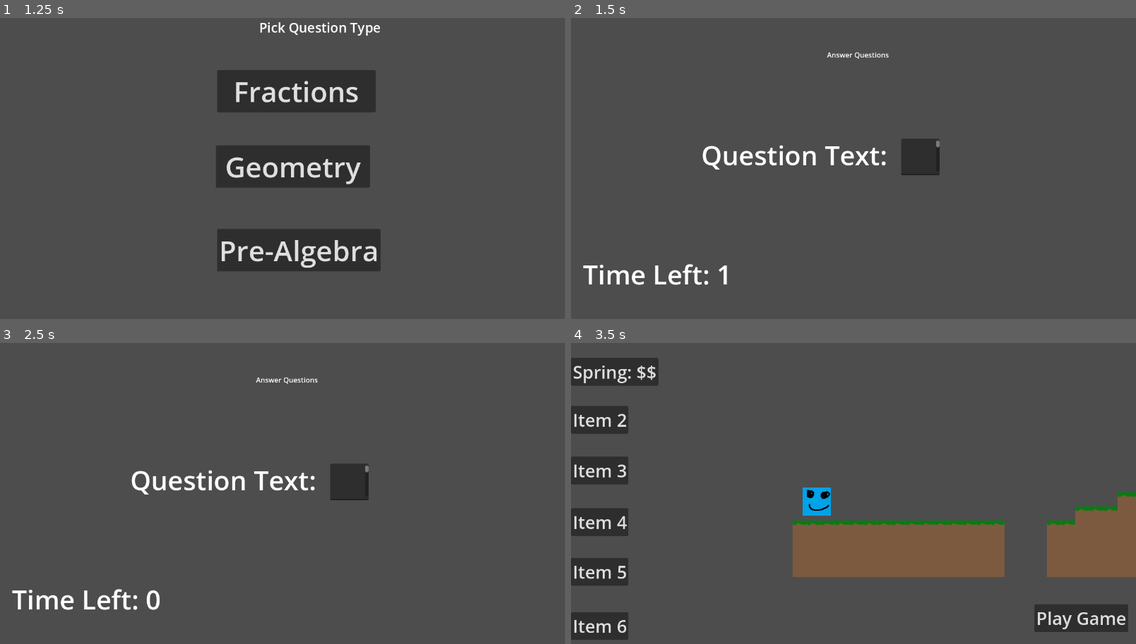
Above: before the commit, frames 1-4 (two rows, left to right).
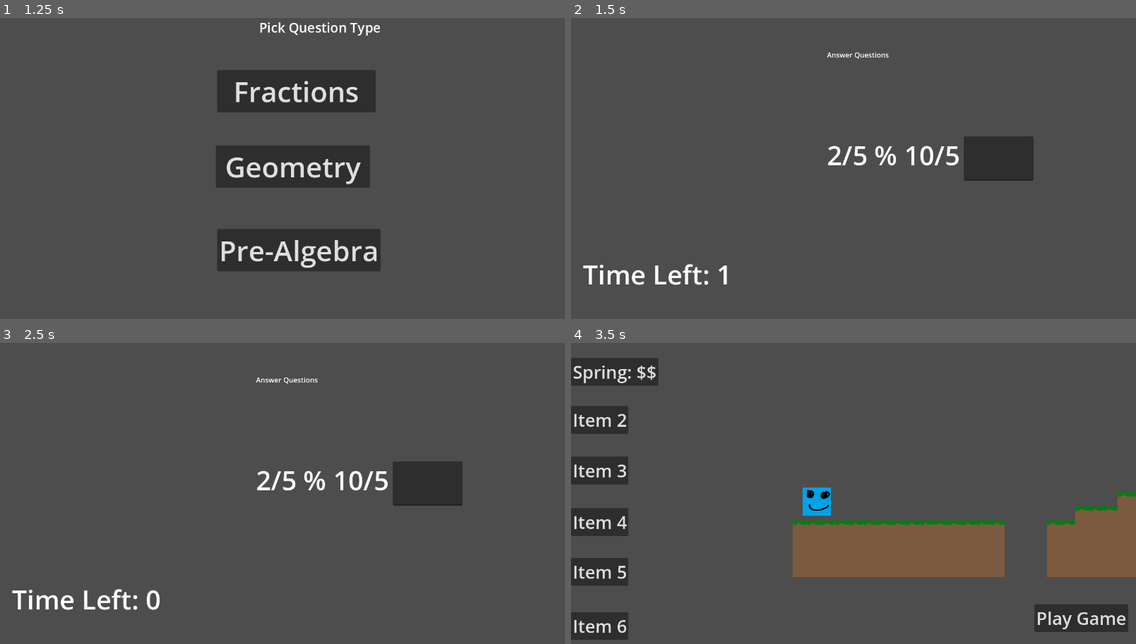
Above: after the commit, the same moments.

Repository: Super-Math-Maker/Super-Math-Maker
Game: Godot game, scene res://Scenes/Game.tscn
Same seed, same stepped clock (60 frames per second), same inputs: the game is played once before the commit and once after it.
Inputs:
- Up to frame 1 (1.25 s): click "Play Game" at 0.5 s
- Up to frame 2 (1.5 s): click "Fractions" at 1.25 s
- Up to frame 3 (2.5 s): tap Enter (ui_accept) at 2, 2.27 s; hold Right (ui_right) from 2.03 s (still down)
- Up to frame 4 (3.5 s): keep holding Right (ui_right); tap Enter (ui_accept) at 2.75, 3.02 s

Frame 1 is identical in both runs. In frame 2, 3.7% of the frame differs, in the area x 23-82%, y 39-55%; in frame 3, 3.7%; in frame 4, nothing differs.

Commit message:
Basic question system

Diff:
--- a/Scenes/Menus/AnswerQuestion.tscn
+++ b/Scenes/Menus/AnswerQuestion.tscn
@@ -24,17 +24,18 @@
 
 [node name="Question Text" type="Label" parent="."]
 unique_name_in_owner = true
-offset_left = 295.0
+offset_left = 2.0
 offset_top = 269.0
-offset_right = 601.0
+offset_right = 881.0
 offset_bottom = 355.0
 theme_override_font_sizes/font_size = 60
 text = "Question Text: "
+horizontal_alignment = 2
 
 [node name="TextBox" type="TextEdit" parent="."]
 unique_name_in_owner = true
-offset_left = 748.0
-offset_top = 274.0
-offset_right = 835.0
-offset_bottom = 357.0
-theme_override_font_sizes/font_size = 60
+offset_left = 890.0
+offset_top = 269.0
+offset_right = 1048.0
+offset_bottom = 369.0
+theme_override_font_sizes/font_size = 40
--- a/Scripts/AnswerQuestion.gd
+++ b/Scripts/AnswerQuestion.gd
@@ -7,11 +7,17 @@
 
 const MAX_ANSWER_TIME = 2
 var timeLeft = 0.0
+var currentQuestion = null
+
+class Question:
+	var problem: String
+	var answer: String
+
 
 # Called when the node enters the scene tree for the first time.
 func _ready():
 	timeLeft = MAX_ANSWER_TIME
-
+	currentQuestion = _generateQuestion()
 	pass # Replace with function body.
 
 
@@ -19,9 +25,85 @@
 func _process(delta):
 	timeLeft -= delta
 	_updateUI()
-
+	#currentQuestion = _generateQuestion()
 	if ( timeLeft <= 0 ):
 		gm.changeState(gm.gameState.STATE_LEVEL_EDITOR)
 
 func _updateUI():
 	timeLeftText.text = "Time Left: " + str(int(timeLeft))
+	if ( currentQuestion != null):
+		questionText.text = currentQuestion.problem
+
+func _generateQuestion():
+	if gm.qtype == gm.questionType.Q_FRACTION:
+		return _generateFractionQuestion()
+	elif gm.qtype == gm.questionType.Q_GEOMETRY:
+		return _generateGeometryQuestion()
+	elif gm.qtype == gm.questionType.Q_PREALG:
+		return _generatePreAlgQuestion()
+	else:
+		print("Cant create qtype")
+
+func _generateFractionQuestion():
+	var q = Question.new()
+
+	var op = randi_range(0,1)
+
+	var n1 = randi_range(1,10)
+	var d1 = randi_range(1,10)
+
+	var n2 = randi_range(1,10)
+	var d2 = randi_range(1,10)
+
+	#Multiply
+	if op == 0:
+		q.problem = str(n1) + "/" + str(d1) + " * " + str(n2) + "/" + str(d2)
+		var n = n1 * n2
+		var d = d1 * d2
+		q.answer = str(n) + "/" + str(d)
+	else:
+		q.problem = str(n1) + "/" + str(d1) + " % " + str(n2) + "/" + str(d2)
+		var n = n1 * d2
+		var d = n2 * d1
+		q.answer = str(n) + "/" + str(d)
+
+	return q
+
+func _generateGeometryQuestion():
+	var q = Question.new()
+
+	var i = randi_range(0,1)
+	var div = 1 #easy way to divide tri area by 2
+	#0 = rect
+	#1 = triangle
+	var shape = ""
+	if i == 0:
+		shape = "rectangle"
+	else:
+		shape = "triangle"
+		div = 2
+
+	var base = roundf(randf_range(1,16))
+	var height = roundf(randf_range(3,16))
+
+	q.problem = "Find the area of a " + str(shape) + "\n" + "Base: " + str(base) + "\nHeight: " + str(height)
+	q.answer = str( (base * height) / div )
+	return q
+
+func _generatePreAlgQuestion():
+	var q = Question.new()
+
+	var x = roundf(randf_range(1,16))
+	var y = roundf(randf_range(1,4))
+	var z = roundf(randf_range(1,16))
+
+	#Either do xx + yy = zz
+	#or do     xx - yy = zz
+	var op = randi_range(0,1)
+	if op == 0:
+		q.problem = "Solve for X: " + str(x) + " + " + str(y) + "x " + "= " + str(z)
+		q.answer = str((z - x)/y)
+	if op == 1:
+		q.problem = "Solve for X: " + "-" + str(x) + " + " + str(y) + "x " + "= " + str(z)
+		q.answer = str((z + x)/y)
+	return q
--- a/Scripts/GameManager.gd
+++ b/Scripts/GameManager.gd
@@ -22,10 +22,19 @@
 	STATE_PAUSE_MENU
 }
 
+enum questionType{
+	Q_NONE,
+	Q_FRACTION,
+	Q_GEOMETRY,
+	Q_PREALG
+};
+
 var state = gameState.STATE_NONE
 var currentMenuObj = null
 var currentLevel = null
 var player = null
+var qtype = questionType.Q_NONE
+var money = 0
 
 # Called when the node enters the scene tree for the first time.
 func _ready():
--- a/Scripts/PickQuestionType.gd
+++ b/Scripts/PickQuestionType.gd
@@ -18,13 +18,15 @@
 	pass
 
 func _choseFrac():
+	gm.qtype = gm.questionType.Q_FRACTION
 	_picked()
 func _choseGeo():
+	gm.qtype = gm.questionType.Q_GEOMETRY
 	_picked()
 func _choseAlg():
+	gm.qtype = gm.questionType.Q_PREALG
 	_picked()
 
 func _picked():
-	print("Picked")
 	gm.changeState(gm.gameState.STATE_ANSWER_QUESTION)
 	pass
